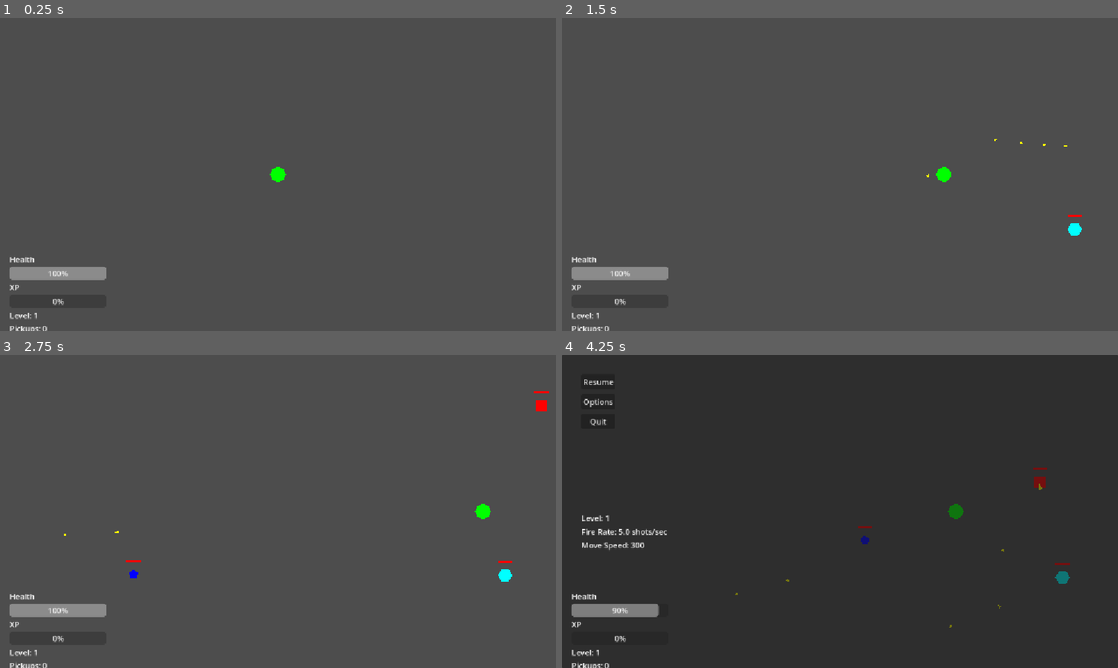
Above: before the commit, frames 1-4 (two rows, left to right).
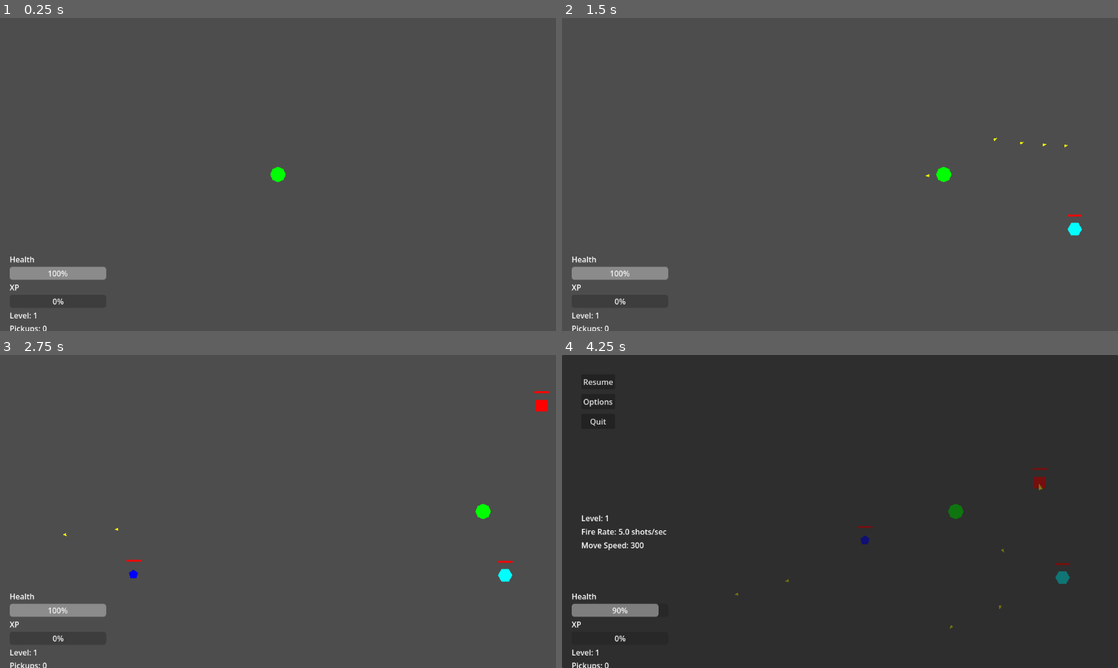
Above: after the commit, the same moments.

Repository: zaamold/Polygon-Protocol
Game: Godot game, scene res://scenes/main.tscn
Same seed, same stepped clock (60 frames per second), same inputs: the game is played once before the commit and once after it.
Inputs (mouse positions are in pixels of both pictures, inside the frame that each line leads up to):
- Up to frame 1 (0.25 s): no input
- Up to frame 2 (1.5 s): tap Enter (ui_accept) at 0.5, 0.77, 1.07 s; move the mouse to (962, 158) at 0.52 s; press the mouse at (962, 158) at 0.53 s; hold Right (ui_right) 0.53-1.25 s; release the mouse at (962, 158) at 1.25 s; drag from (728, 190) to (945, 174) at 1.27 s
- Up to frame 3 (2.75 s): move the mouse to (333, 442) at 2.02 s; hold Right (ui_right) from 2.03 s (still down); tap 2 at 2.1 s
- Up to frame 4 (4.25 s): release Right (ui_right) at 2.75 s; drag from (812, 574) to (1045, 511) at 2.77 s; move the mouse to (1006, 558) at 3.52 s; press the mouse at (1006, 558) at 3.53 s; hold Left (ui_left) from 3.53 s (still down); tap Enter (ui_accept) at 3.77, 4.07 s; tap Escape (pause) at 4.15 s

The runs differ from the first frame. In frame 1, 0.3% of the frame differs, in the area x 1-52%, y 47-100%; in frame 2, 0.3%; in frame 3, 0.3%; in frame 4, 0.8%, in the area x 1-92%, y 7-100%.

Commit message:
feat: add display settings with fullscreen toggle and resolution selector
New DisplaySettings autoload manages video configuration:
- Windowed and borderless fullscreen modes
- Resolution presets: 640x360, 960x540, 1152x648, 1440x810, 1920x1080
- Settings persist to user://display_settings.cfg across game launches
- Auto-applies settings at startup

Updated pause menu Options panel with display controls:
- Display Mode buttons: Windowed / Borderless Fullscreen
- Resolution selector with all preset options
- Clean, navigable UI using buttons and HBox layout
- Settings update immediately when selected

Windowed mode uses selected resolution; fullscreen uses native display resolution.
All settings are remembered and reapplied on next launch.

Co-Authored-By: Claude Haiku 4.5 <noreply@anthropic.com>
Claude-Session: https://claude.ai/code/session_01S2ETCEeB986xV5GUaTkVn1

Diff:
--- a/project.godot
+++ b/project.godot
@@ -22,6 +22,7 @@
 [autoload]
 
 ArenaConfig="*res://scripts/arena_config.gd"
+DisplaySettings="*res://scripts/display_settings.gd"
 _mcp_game_helper="*res://addons/godot_ai/runtime/game_helper.gd"
 
 [display]
--- /dev/null
+++ b/scripts/display_settings.gd
@@ -0,0 +1,74 @@
+extends Node
+
+const CONFIG_PATH := "user://display_settings.cfg"
+const RESOLUTION_PRESETS := [
+	Vector2i(640, 360),
+	Vector2i(960, 540),
+	Vector2i(1152, 648),
+	Vector2i(1440, 810),
+	Vector2i(1920, 1080),
+]
+
+enum DisplayMode {
+	WINDOWED,
+	BORDERLESS_FULLSCREEN,
+}
+
+var current_mode: DisplayMode = DisplayMode.WINDOWED
+var current_resolution: Vector2i = Vector2i(1152, 648)
+var config := ConfigFile.new()
+
+func _ready() -> void:
+	load_settings()
+	apply_settings()
+
+func load_settings() -> void:
+	if config.load(CONFIG_PATH) == OK:
+		current_mode = config.get_value("display", "mode", DisplayMode.WINDOWED)
+		var res_str = config.get_value("display", "resolution", "1152x648")
+		var parts = res_str.split("x")
+		if parts.size() == 2:
+			current_resolution = Vector2i(int(parts[0]), int(parts[1]))
+	else:
+		# Defaults already set above
+		pass
+
+func save_settings() -> void:
+	config.set_value("display", "mode", current_mode)
+	config.set_value("display", "resolution", "%dx%d" % [current_resolution.x, current_resolution.y])
+	config.save(CONFIG_PATH)
+
+func apply_settings() -> void:
+	match current_mode:
+		DisplayMode.WINDOWED:
+			get_window().mode = Window.MODE_WINDOWED
+			get_window().size = current_resolution
+		DisplayMode.BORDERLESS_FULLSCREEN:
+			get_window().mode = Window.MODE_FULLSCREEN
+			# Fullscreen uses native resolution automatically
+
+func set_display_mode(mode: DisplayMode) -> void:
+	current_mode = mode
+	apply_settings()
+	save_settings()
+
+func set_resolution(resolution: Vector2i) -> void:
+	if resolution in RESOLUTION_PRESETS:
+		current_resolution = resolution
+		if current_mode == DisplayMode.WINDOWED:
+			apply_settings()
+		save_settings()
+
+func get_resolution_presets() -> Array[Vector2i]:
+	return RESOLUTION_PRESETS.duplicate()
+
+func get_current_mode_name() -> String:
+	match current_mode:
+		DisplayMode.WINDOWED:
+			return "Windowed"
+		DisplayMode.BORDERLESS_FULLSCREEN:
+			return "Borderless Fullscreen"
+	return "Unknown"
+
+func get_current_resolution_name() -> String:
+	return "%dx%d" % [current_resolution.x, current_resolution.y]
--- a/scripts/pause_menu.gd
+++ b/scripts/pause_menu.gd
@@ -176,15 +176,64 @@
 		margin.add_theme_constant_override("margin_bottom", 20)
 
 		var vbox_options = VBoxContainer.new()
+		vbox_options.add_theme_constant_override("separation", 15)
+
 		var title = Label.new()
-		title.text = "Options (Placeholder)"
+		title.text = "Display Settings"
 		vbox_options.add_child(title)
+
+		vbox_options.add_child(Label.new())  # Spacer
+
+		# Display Mode section
+		var display_mode_label = Label.new()
+		display_mode_label.text = "Display Mode:"
+		vbox_options.add_child(display_mode_label)
+
+		var display_mode_hbox = HBoxContainer.new()
+		display_mode_hbox.add_theme_constant_override("separation", 10)
+
+		var windowed_btn = Button.new()
+		windowed_btn.text = "Windowed"
+		windowed_btn.name = "WindowedButton"
+		windowed_btn.pressed.connect(_on_windowed_pressed)
+		windowed_btn.focus_mode = Control.FOCUS_ALL
+		display_mode_hbox.add_child(windowed_btn)
+
+		var fullscreen_btn = Button.new()
+		fullscreen_btn.text = "Borderless FS"
+		fullscreen_btn.name = "FullscreenButton"
+		fullscreen_btn.pressed.connect(_on_fullscreen_pressed)
+		fullscreen_btn.focus_mode = Control.FOCUS_ALL
+		display_mode_hbox.add_child(fullscreen_btn)
+
+		vbox_options.add_child(display_mode_hbox)
+
+		vbox_options.add_child(Label.new())  # Spacer
+
+		# Resolution section
+		var resolution_label = Label.new()
+		resolution_label.text = "Resolution (Windowed):"
+		resolution_label.name = "ResolutionLabel"
+		vbox_options.add_child(resolution_label)
+
+		var resolution_hbox = HBoxContainer.new()
+		resolution_hbox.add_theme_constant_override("separation", 5)
+		resolution_hbox.name = "ResolutionBox"
+
+		for res in DisplaySettings.get_resolution_presets():
+			var res_btn = Button.new()
+			res_btn.text = "%dx%d" % [res.x, res.y]
+			res_btn.pressed.connect(func(): _on_resolution_pressed(res))
+			res_btn.focus_mode = Control.FOCUS_ALL
+			resolution_hbox.add_child(res_btn)
+
+		vbox_options.add_child(resolution_hbox)
 
 		vbox_options.add_child(Label.new())  # Spacer
 
 		var back_btn = Button.new()
 		back_btn.text = "Back"
-		back_btn.name = "BackButton"  # Named reference to avoid index lookups
+		back_btn.name = "BackButton"
 		back_btn.pressed.connect(_on_back_from_options_pressed)
 		back_btn.focus_mode = Control.FOCUS_ALL
 		vbox_options.add_child(back_btn)
@@ -194,13 +243,38 @@
 		vbox.add_child(options_panel)
 
 	options_panel.visible = true
-	var back_btn = options_panel.get_child(0).get_child(0).get_child(2)  # PanelContainer -> MarginContainer -> VBoxContainer -> Back button
-	if back_btn:
-		menu_buttons.clear()
-		menu_buttons.append(back_btn)
+	_populate_options_buttons()
+	print("Options menu opened (paused=%s)" % get_tree().paused)
+
+func _populate_options_buttons() -> void:
+	menu_buttons.clear()
+	var margin = options_panel.get_child(0)
+	var vbox = margin.get_child(0)
+
+	# Collect all buttons from the options panel
+	for child in vbox.get_children():
+		if child is Button:
+			menu_buttons.append(child)
+		elif child is HBoxContainer:
+			for btn in child.get_children():
+				if btn is Button:
+					menu_buttons.append(btn)
+
+	if menu_buttons.size() > 0:
 		current_focus_index = 0
-		back_btn.grab_focus.call_deferred()
-	print("Options menu opened (paused=%s)" % get_tree().paused)
+		menu_buttons[0].grab_focus.call_deferred()
+
+func _on_windowed_pressed() -> void:
+	DisplaySettings.set_display_mode(DisplaySettings.DisplayMode.WINDOWED)
+	print("Switched to Windowed mode")
+
+func _on_fullscreen_pressed() -> void:
+	DisplaySettings.set_display_mode(DisplaySettings.DisplayMode.BORDERLESS_FULLSCREEN)
+	print("Switched to Borderless Fullscreen mode")
+
+func _on_resolution_pressed(resolution: Vector2i) -> void:
+	DisplaySettings.set_resolution(resolution)
+	print("Switched to resolution: ", resolution)
 
 func _on_back_from_options_pressed() -> void:
 	is_in_options = false
Not shown, added: scripts/arena_config.gd.uid
